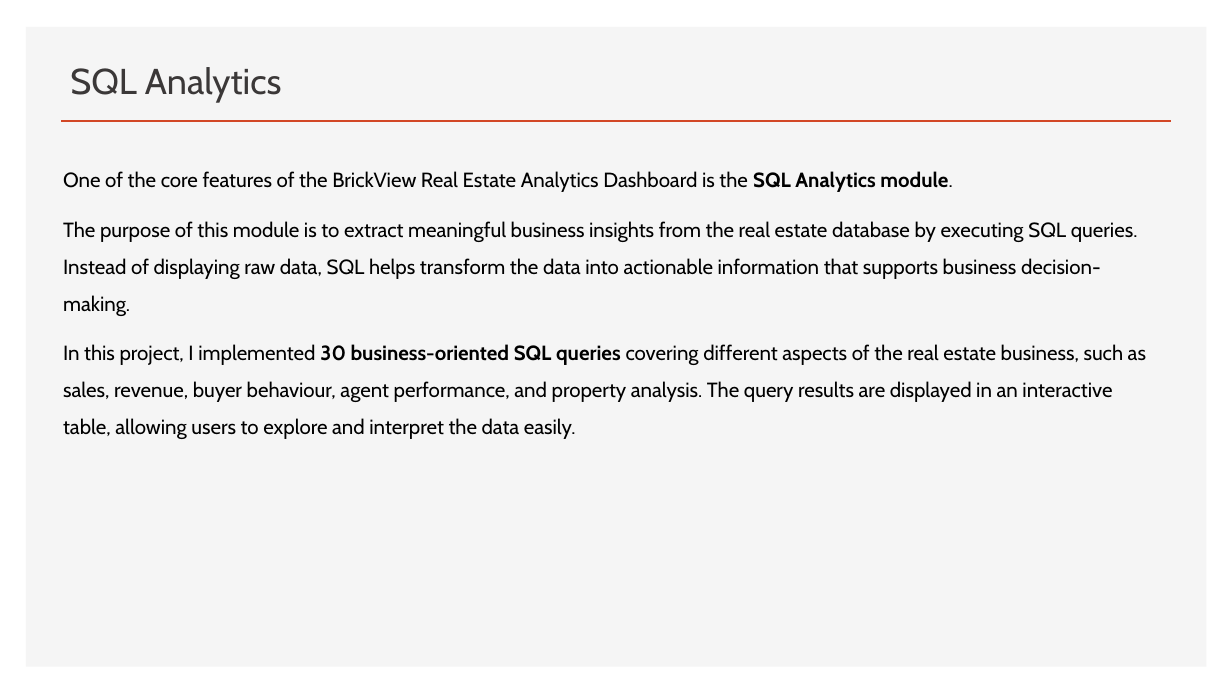
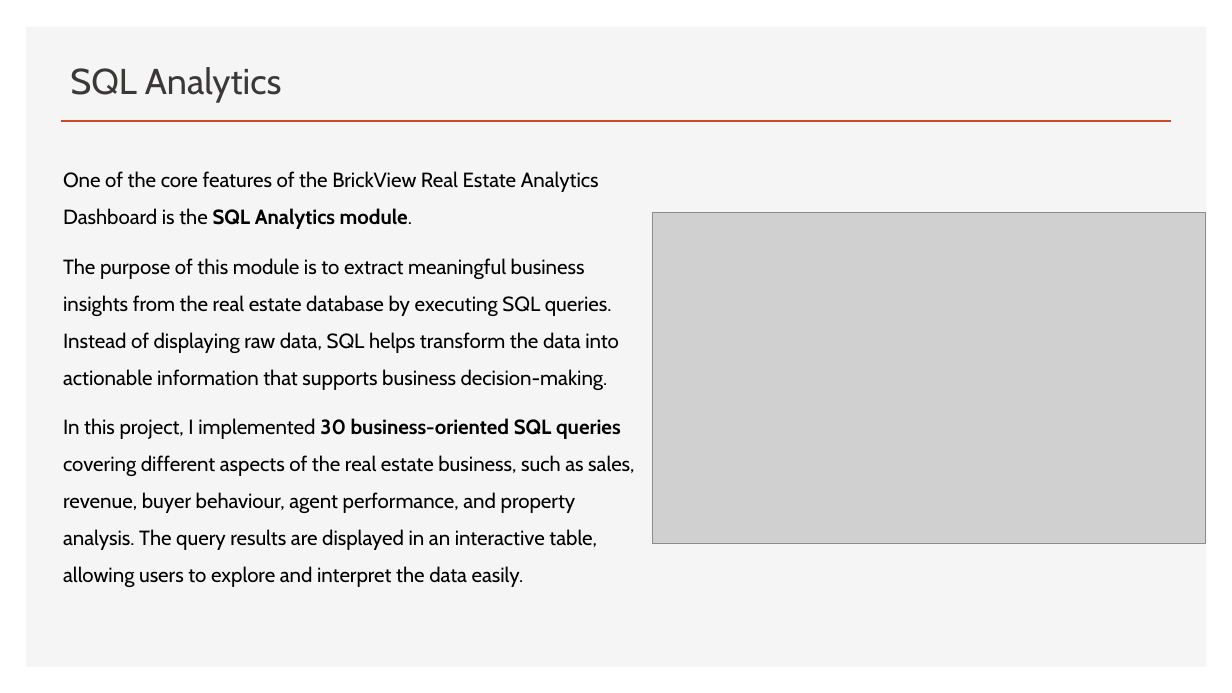
Before and after one commit to rabbanishaik1421/brickview-realestate-analytics-platform, a slide deck: slide 12 of presentation/Presentation.pptx. Drawn at 1232x693 pixels with LibreOffice and Linux fonts; fonts in the diff are those of the drawing; grey boxes stand for pictures; background and template pictures are left out. Boxes give left, top, right and bottom in pixels: in the first picture for what was removed or moved away, otherwise in the second. Text is boxed around its words. In the diff, an @@ line names an element or a change of style, - is before the commit and + after.

```diff
--- a/presentation/Presentation.pptx
+++ b/presentation/Presentation.pptx
@@ text "One of the core features ..." rewrapped from [63,171,1146,439] to [63,171,634,587] @@
@@ picture added at [653,213,1205,543] @@
```
Also in this commit, not shown: 5 other slides changed, 2 other files.
